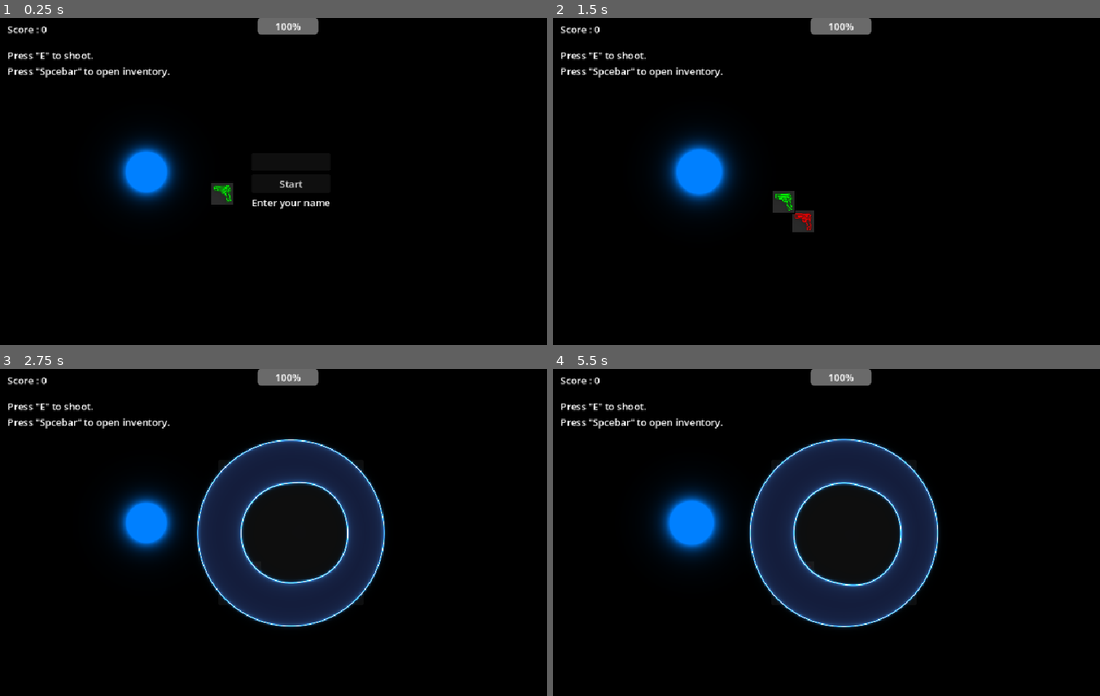
Above: before the commit, frames 1-4 (two rows, left to right).
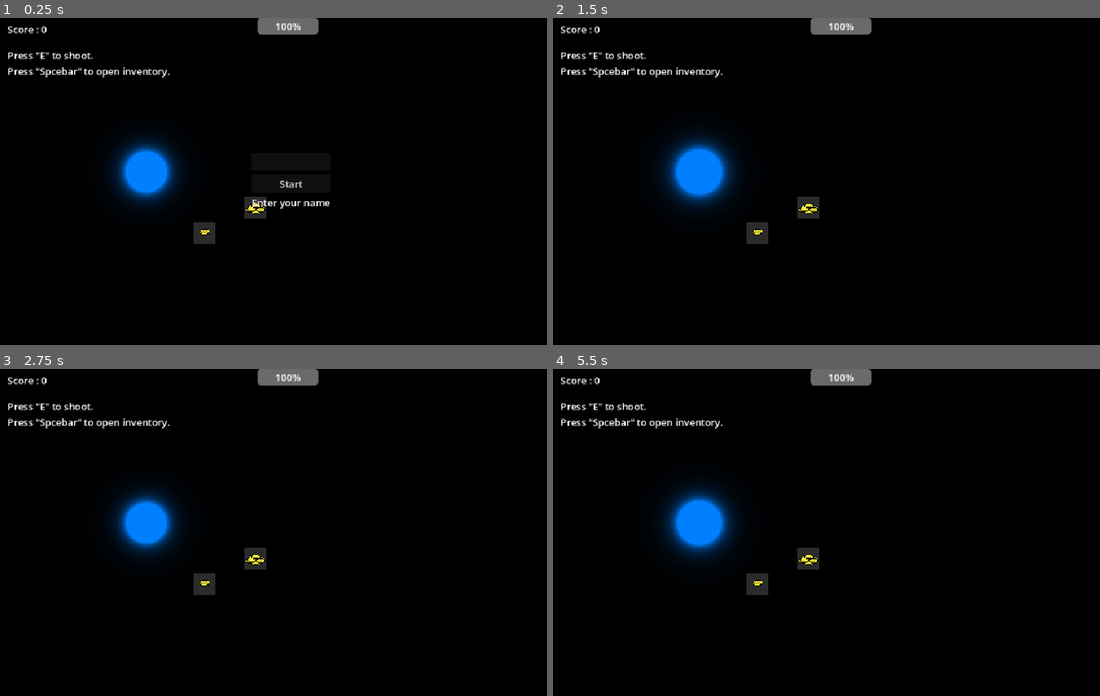
Above: after the commit, the same moments.

Repository: loco-choco/quantux-ui-experiment
Game: Godot game, scene res://scenes/main.tscn
Two runs of this game, one before a commit and one after it. Both use one fixed random seed, a clock stepped at 60 frames per second and the inputs below. The engine's default icon, where the game draws it, is replaced by a stand-in: a white triangle on a blue panel in a dark square.
Inputs (mouse positions are in pixels of both pictures, inside the frame that each line leads up to):
- Up to frame 1 (0.25 s): no input
- Up to frame 2 (1.5 s): click (842, 161) at 0.52 s; type "Alex" at 0.6 s; click "Start" at 1.25 s
- Up to frame 3 (2.75 s): tap E (pickup_item) at 2 s; move the mouse to (421, 516) at 2.02 s; hold Tab (hud_toggle_quick_inv) from 2.03 s (still down); click (421, 516) at 2.17 s
- Up to frame 4 (5.5 s): tap E (pickup_item) at 2.75, 3.5, 3.6, 4.25, 5 s; move the mouse to (728, 548) at 2.77 s; release Tab (hud_toggle_quick_inv) at 2.78 s; tap Tab (hud_toggle_quick_inv) at 2.85, 4.55 s; click (728, 548) at 2.92 s; move the mouse to (903, 460) at 3.52 s; hold Tab (hud_toggle_quick_inv) 3.53-4.28 s; click (903, 460) at 3.67 s; move the mouse to (815, 597) at 4.27 s; tap Left (player_move_x_neg) at 4.35 s; click (815, 597) at 4.42 s; move the mouse to (1017, 581) at 5.02 s; hold Tab (hud_toggle_quick_inv) from 5.03 s (still down); tap Right (player_move_x_pos) at 5.1 s; click (1017, 581) at 5.17 s

The runs differ from the first frame. In frame 1, 0.7% of the frame differs, in the area x 35-49%, y 50-70%; in frame 2, 0.9%; in frame 3, 12%; in frame 4, 13%, in the area x 19-71%, y 21-80%.

Commit message:
code reestructuring

Diff:
--- a/scenes/hud.tscn
+++ b/scenes/hud.tscn
@@ -15,11 +15,4 @@
 unique_name_in_owner = true
 visible = false
 
-[node name="WrongColorLabels" type="Control" parent="."]
-visible = false
-layout_mode = 3
-anchors_preset = 0
-offset_right = 40.0
-offset_bottom = 40.0
-
 [connection signal="quick_inventory_update" from="Inventory" to="QuickInventory" method="update_radial_inventory"]
--- a/scenes/inventory/inventory.tscn
+++ b/scenes/inventory/inventory.tscn
@@ -14,6 +14,8 @@
 
 [sub_resource type="StyleBoxFlat" id="StyleBoxFlat_xsu7x"]
 bg_color = Color(0, 0, 0, 0.36862746)
+
+[sub_resource type="StyleBoxEmpty" id="StyleBoxEmpty_l6cit"]
 
 [sub_resource type="StyleBoxFlat" id="StyleBoxFlat_yt8kk"]
 bg_color = Color(0, 0, 0, 1)
@@ -83,7 +85,14 @@
 theme_override_constants/separation = 8
 alignment = 2
 
+[node name="HSeparator2" type="HSeparator" parent="PanelContainer/MarginContainer/HBoxContainer/Equipment2"]
+layout_mode = 2
+size_flags_vertical = 3
+size_flags_stretch_ratio = 0.5
+theme_override_styles/separator = SubResource("StyleBoxEmpty_l6cit")
+
 [node name="AspectRatioContainer2" type="AspectRatioContainer" parent="PanelContainer/MarginContainer/HBoxContainer/Equipment2"]
+visible = false
 layout_mode = 2
 size_flags_vertical = 3
 alignment_horizontal = 2
@@ -177,6 +186,7 @@
 size_flags_horizontal = 3
 
 [node name="AspectRatioContainer" type="AspectRatioContainer" parent="PanelContainer/MarginContainer/HBoxContainer/Others"]
+visible = false
 layout_mode = 2
 size_flags_vertical = 3
 ratio = 2.0
--- a/scenes/main.tscn
+++ b/scenes/main.tscn
@@ -10,6 +10,8 @@
 [ext_resource type="Resource" uid="uid://bfkkg2x47qstj" path="res://resources/items/weapons/weapon_green.tres" id="6_muem4"]
 [ext_resource type="PackedScene" uid="uid://c45awuou43skt" path="res://scenes/bullet.tscn" id="8_5vw27"]
 [ext_resource type="PackedScene" uid="uid://pysiho2iiyxp" path="res://scenes/hud.tscn" id="8_choun"]
+[ext_resource type="Resource" uid="uid://h2ts1vi0qsyx" path="res://resources/items/valuables/coins_7.tres" id="10_eb6dy"]
+[ext_resource type="Resource" uid="uid://bqsaxr8qmgbop" path="res://resources/items/valuables/coins_2.tres" id="11_trceg"]
 
 [node name="Main" type="Node2D"]
 script = ExtResource("1_272bh")
@@ -31,12 +33,12 @@
 unique_name_in_owner = true
 
 [node name="Item" parent="." instance=ExtResource("2_0xm2m")]
-position = Vector2(367, 290)
-item_data = ExtResource("4_jkv2x")
+position = Vector2(421, 313)
+item_data = ExtResource("10_eb6dy")
 
 [node name="Item2" parent="." instance=ExtResource("2_0xm2m")]
-position = Vector2(367, 290)
-item_data = ExtResource("6_muem4")
+position = Vector2(337, 355)
+item_data = ExtResource("11_trceg")
 
 [node name="SpawnNewEnemy" type="Timer" parent="."]
 wait_time = 4.0
--- a/scripts/player.gd
+++ b/scripts/player.gd
@@ -6,15 +6,15 @@
 
 @export var speed = 200
 @export var max_health = 3
-@onready var current_health = max_health
+var current_health
 
-@onready var inventory : Inventory = $%Inventory
+@export var inventory : Inventory
 var grabbable_items: Array[Item] = []
 @export var dropped_item_offset_radius : float = 25
 
-@onready var item_color : String = 'b'
-var second_weapon_color : String
-@onready var sprite_clr := Vector3(0., 0., 1.)
+@export var item_color : String = 'b'
+@export var second_weapon_color : String
+var sprite_clr = Vector3(0, 0, 1)
 
 func _ready() -> void:
 	$SpriteBouncer2D.stop()
@@ -25,11 +25,11 @@
 	if InputMode.get_mode() != InputMode.Modes.PLAYER:
 		return
 	var slowed_delta = delta
-	if Input.is_action_just_pressed("hud_toggle_quick_inv"):
-		$BulletTime.start()
-	if not Input.is_action_pressed("hud_toggle_quick_inv"):
-		$BulletTime.stop()
-	slowed_delta *= max(0.01, 1. - $BulletTime.time_left / $BulletTime.wait_time)
+	#if Input.is_action_just_pressed("hud_toggle_quick_inv"):
+	#	$BulletTime.start()
+	#if not Input.is_action_pressed("hud_toggle_quick_inv"):
+	#	$BulletTime.stop()
+	#slowed_delta *= max(0.01, 1. - $BulletTime.time_left / $BulletTime.wait_time)
 	var velocity = Input.get_vector("player_move_x_neg", \
 									"player_move_x_pos", \
 									"player_move_y_neg", \
@@ -43,23 +43,24 @@
 			item.diselect()
 			item_collected.emit(item)
 
-func spriteParam(value, property := "clr") -> void:
+func spriteParam(value, property = "clr") -> void:
 	$SpriteBouncer2D.material.set_shader_parameter(property, value)
 
+func get_weapon(weapon: ItemData) -> String:
+	if not weapon:
+		return 'b'
+	var weapon_prop : WeaponItemProperty = weapon.get_property("weapon")
+	return weapon_prop.color
+
 func on_weapon_change(weapon: ItemData) -> void:
-	if not weapon:
-		item_color = 'b'
-		return
-	item_color = {"WeaponRed" : 'r',"WeaponGreen" : 'g',"WeaponBlue" : 'b' }[weapon.name]
+	item_color = get_weapon(weapon)
 	var new_clr = {"r" : Vector3(1., 0., 0.), "g" : Vector3(0., 1., 0.), "b" : Vector3(0., 0.5, 1.)}[item_color]
 	create_tween().tween_method(spriteParam, sprite_clr, new_clr, 0.4).set_trans(Tween.TRANS_QUAD).set_ease(Tween.EASE_OUT)
 	sprite_clr = new_clr
 
+
 func on_side_weapon_change(weapon: ItemData):
-	if not weapon:
-		item_color = 'b'
-		return
-	second_weapon_color = {"WeaponRed" : 'r',"WeaponGreen" : 'g',"WeaponBlue" : 'b' }[weapon.name]
+	second_weapon_color = get_weapon(weapon)
 
 func _on_interactable_enter(area: Area2D) -> void:
 	var item_coll : ItemInteractCollider = area as ItemInteractCollider
@@ -109,4 +110,3 @@
 
 func die() -> void:
 	player_died.emit()
-	queue_free()
--- a/scripts/ui/hud.gd
+++ b/scripts/ui/hud.gd
@@ -1,20 +1,24 @@
-extends CanvasLayer
+class_name PlayerHUD extends CanvasLayer
+
 @onready var inventory : Inventory = $%Inventory
-@onready var quick_inv : RadialInventory = $%QuickInventory
+#@onready var quick_inv : RadialInventory = $%QuickInventory
+
+@export var player : Player
+
 func _ready() -> void:
 	inventory.hide_ui()
-	quick_inv.hide()
-	quick_inv.menu_closed.connect(_on_quick_inv_closed)
+	#quick_inv.hide()
+	#quick_inv.menu_closed.connect(_on_quick_inv_closed)
 	InputMode.change_mode(InputMode.Modes.PLAYER)
 
-func spriteParam(value, property := "wheelScale") -> void:
-	quick_inv.get_node("MarginContainer/AspectRatioContainer/PanelContainer/Sprite").material.set_shader_parameter(property, value)
+#func spriteParam(value, property := "wheelScale") -> void:
+	#quick_inv.get_node("MarginContainer/AspectRatioContainer/PanelContainer/Sprite").material.set_shader_parameter(property, value)
 
 func _process(_delta: float) -> void:
-	if quick_inv.visible:
-		spriteParam(get_viewport().get_mouse_position() - quick_inv.get_node("MarginContainer/AspectRatioContainer/PanelContainer").global_position - Vector2(120., 120.), "mousePos")
+	#if quick_inv.visible:
+		#spriteParam(get_viewport().get_mouse_position() - quick_inv.get_node("MarginContainer/AspectRatioContainer/PanelContainer").global_position - Vector2(120., 120.), "mousePos")
 	if Input.is_action_just_pressed("hud_toggle_inventory"):
-		if not quick_inv.visible:
+		#if not quick_inv.visible:
 			if not inventory.visible:
 				inventory.show()
 				inventory.set_focus()
@@ -22,16 +26,16 @@
 			else:
 				inventory.hide_ui()
 				InputMode.change_mode(InputMode.Modes.PLAYER)
-	if Input.is_action_pressed("hud_toggle_quick_inv"):
-		if not inventory.visible:
-			if not quick_inv.visible:
-				quick_inv.show()
-				create_tween().tween_method(spriteParam, 1.6, 1.1, 0.9).set_trans(Tween.TRANS_ELASTIC).set_ease(Tween.EASE_OUT)
-	else:
-		quick_inv.hide()
+	#if Input.is_action_pressed("hud_toggle_quick_inv"):
+	#	if not inventory.visible:
+	#		if not quick_inv.visible:
+	#			quick_inv.show()
+	#			create_tween().tween_method(spriteParam, 1.6, 1.1, 0.9).set_trans(Tween.TRANS_ELASTIC).set_ease(Tween.EASE_OUT)
+	#else:
+	#	quick_inv.hide()
 
-func _on_quick_inv_closed() -> void:
-	quick_inv.hide()
+#func _on_quick_inv_closed() -> void:
+	#quick_inv.hide()
 
 
 func _on_player_item_collected(item: Item) -> void:
Not shown: 1 places in scenes/inventory/inventory.tscn that only renumber resources
Not shown: 1 places in scenes/main.tscn that only renumber resources
